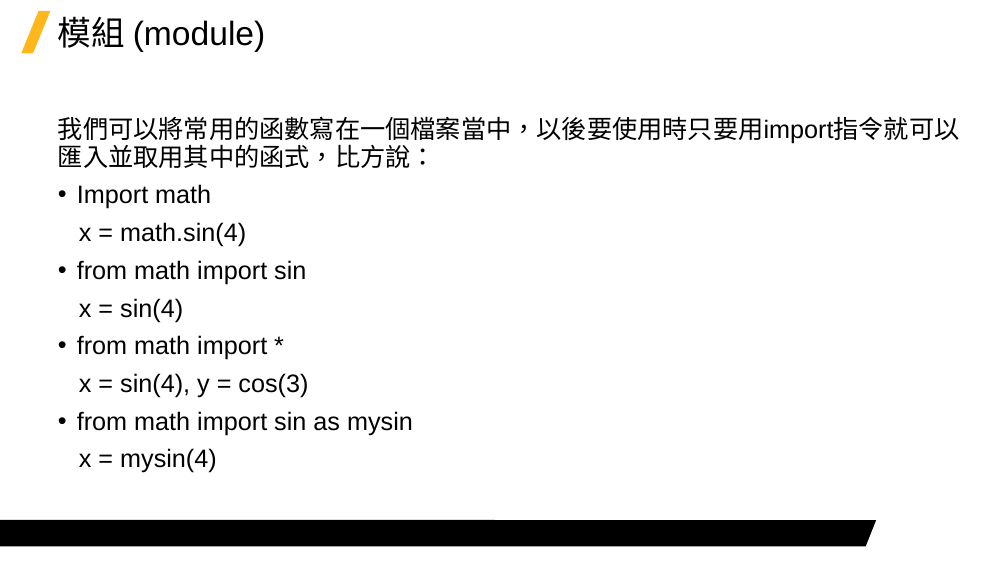
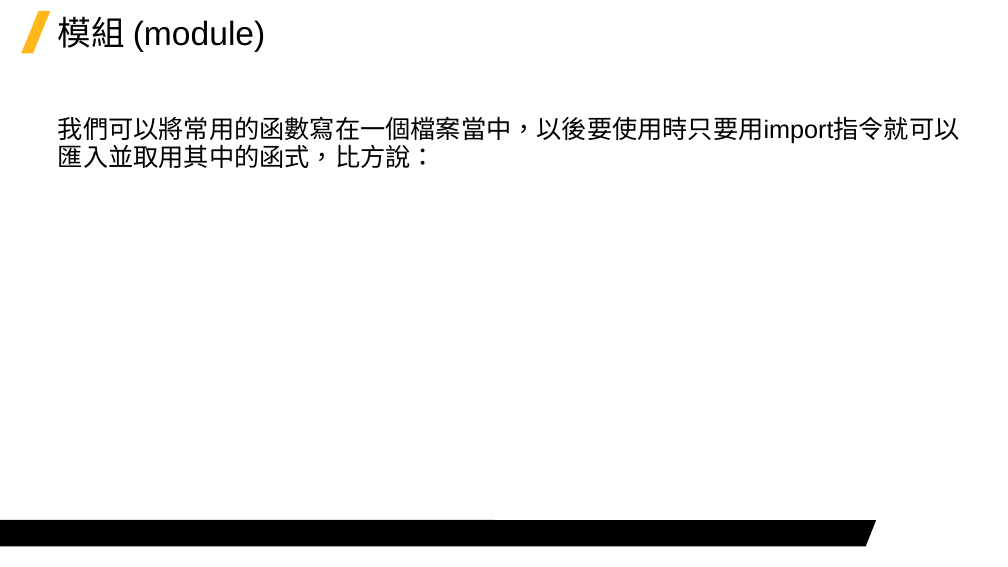
Before and after one commit to Jerrick-cheng/AEDT-Automation-Camp, a slide deck: slide 6 of 上課教材/Week4.pptx. Drawn at 1008x567 pixels with LibreOffice and Linux fonts; fonts in the diff are those of the drawing; background and template pictures are left out. Boxes give left, top, right and bottom in pixels: in the first picture for what was removed or moved away, otherwise in the second. Text is boxed around its words. In the diff, an @@ line names an element or a change of style, - is before the commit and + after.

```diff
--- a/上課教材/Week4.pptx
+++ b/上課教材/Week4.pptx
@@ text at bbox=[77, 184, 413, 473]: paragraphs removed @@
-• Import math
-x = math.sin(4)
-• from math import sin
-x = sin(4)
-• from math import *
-x = sin(4), y = cos(3)
-• from math import sin as mysin
-x = mysin(4)
```
Also in this commit, not shown: 1 other slide changed.
